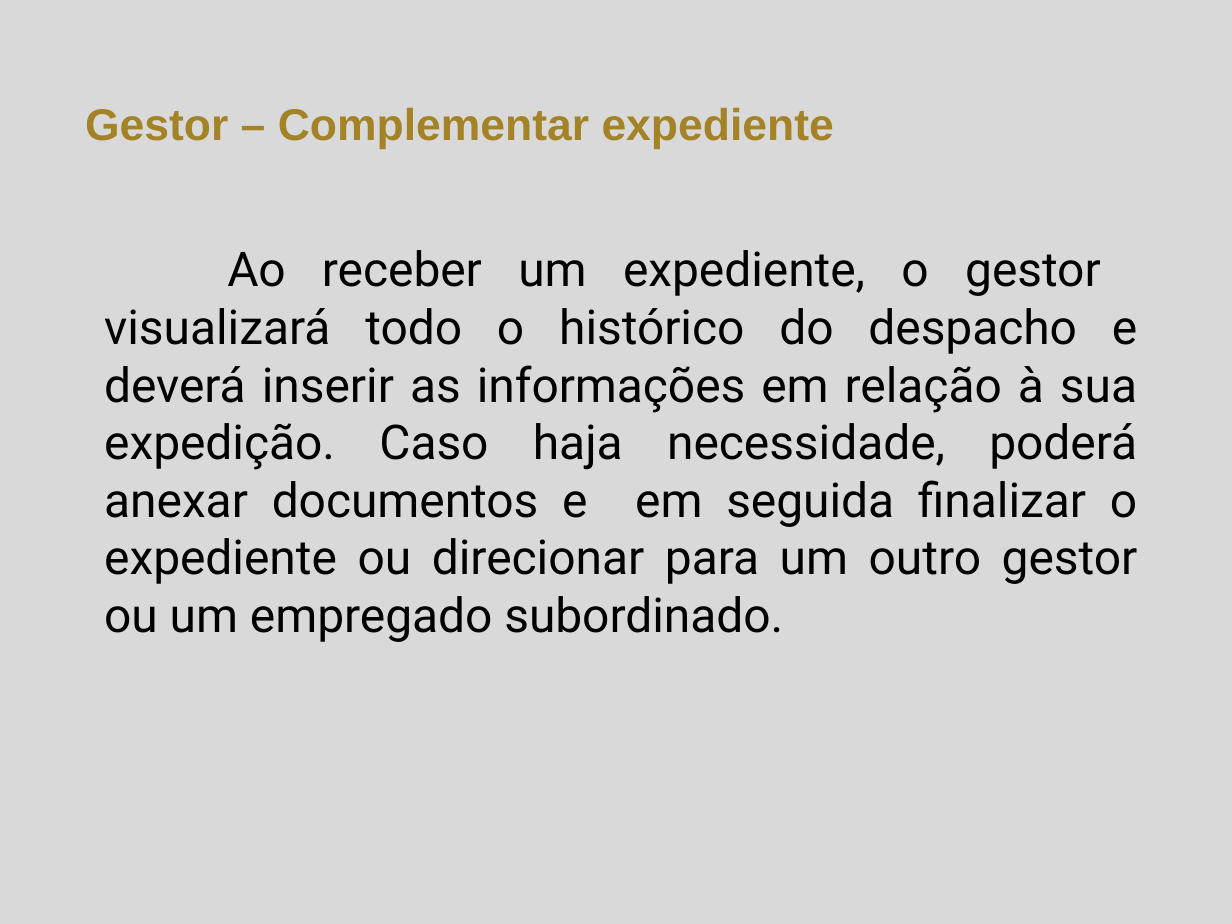
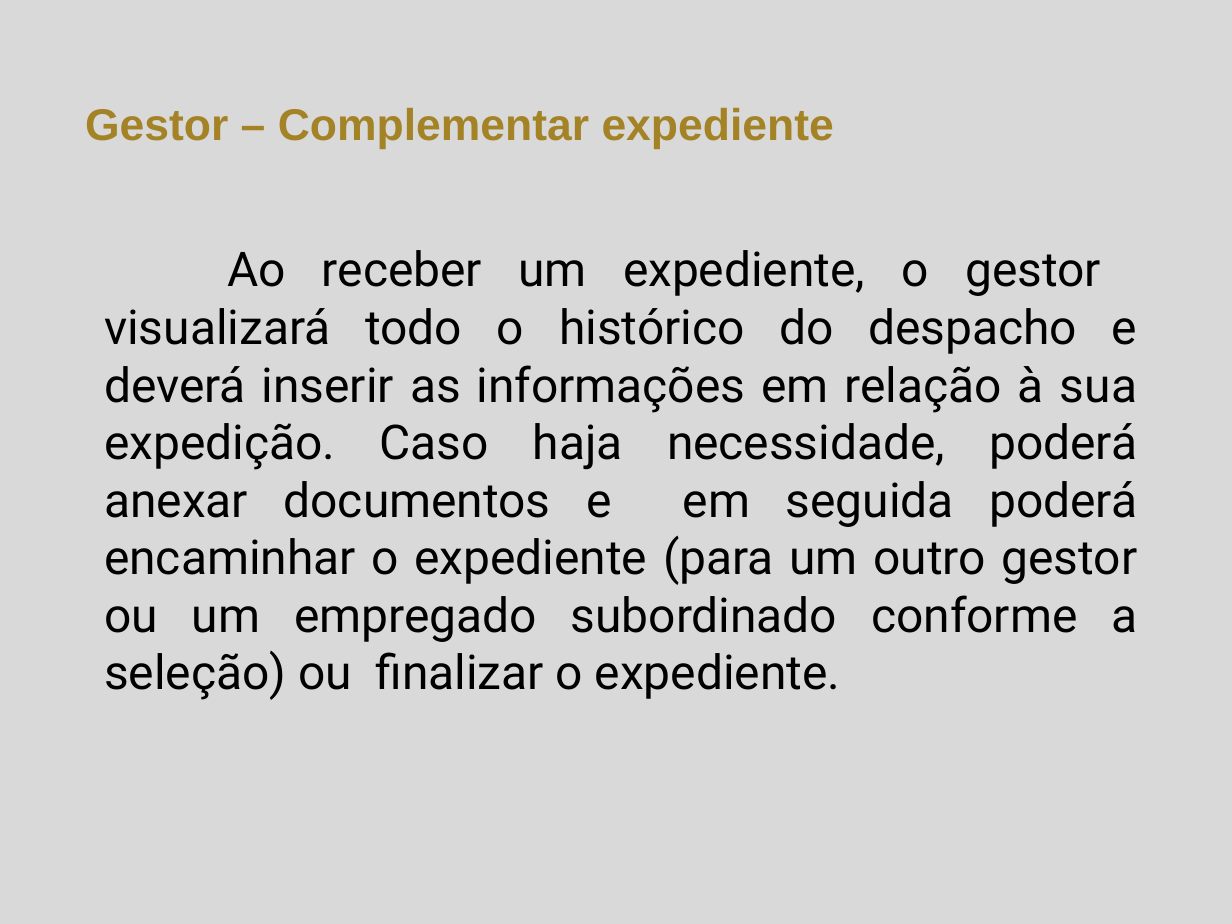
Before and after one commit to herickfreitas/Fluig_ExpedienteDigital, a slide deck: slide 8 of Expediente Digital.pptx. Drawn at 1232x924 pixels with LibreOffice and Linux fonts; fonts in the diff are those of the drawing; background and template pictures are left out. Boxes give left, top, right and bottom in pixels: in the first picture for what was removed or moved away, otherwise in the second. Text is boxed around its words. In the diff, an @@ line names an element or a change of style, - is before the commit and + after.

```diff
--- a/Expediente Digital.pptx
+++ b/Expediente Digital.pptx
@@ text at bbox=[104, 250, 1138, 700]: text changed @@
-Ao receber um expediente, o gestor visualizará todo o histórico do despacho e deverá inserir as informações em relação à sua expedição. Caso haja necessidade, poderá anexar documentos e em seguida finalizar o expediente ou direcionar para um outro gestor ou um empregado subordinado.
+Ao receber um expediente, o gestor visualizará todo o histórico do despacho e deverá inserir as informações em relação à sua expedição. Caso haja necessidade, poderá anexar documentos e em seguida poderá encaminhar o expediente (para um outro gestor ou um empregado subordinado conforme a seleção) ou finalizar o expediente.
```
Also in this commit, not shown: 1 other slide changed.
